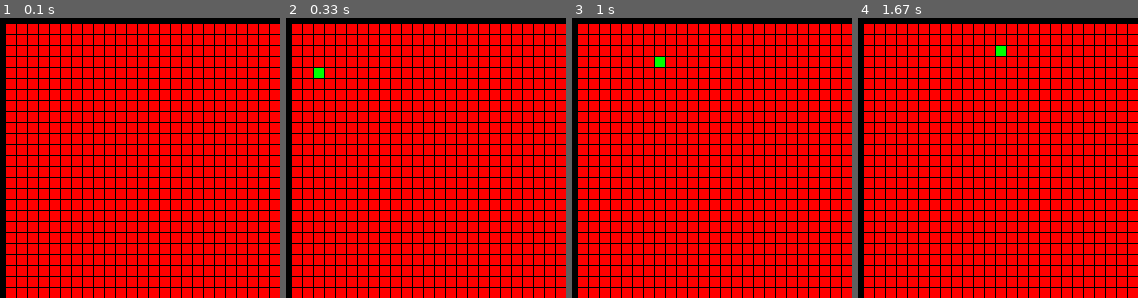
Above: before the commit, frames 1-4 (left to right).
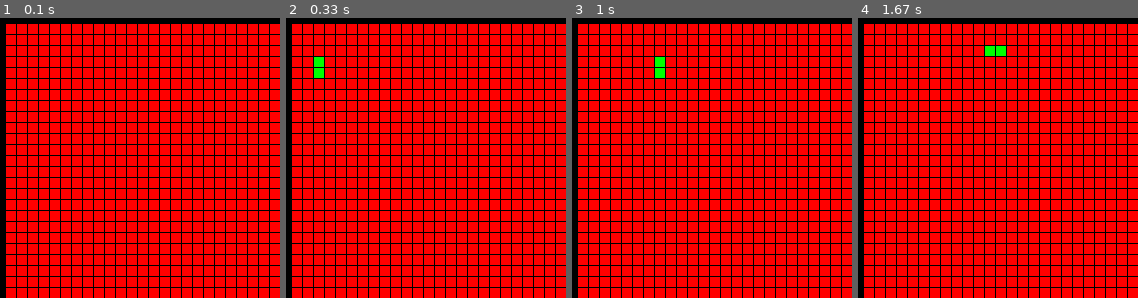
Above: after the commit, the same moments.

Repository: ClementineAccount/SnakePygame
Game: pygame game, started from main.py
Two runs of this game, one before a commit and one after it. Both use one fixed random seed, a clock stepped at 60 frames per second and the inputs below.
Inputs:
- Up to frame 1 (0.1 s): no input
- Up to frame 2 (0.33 s): no input
- Up to frame 3 (1 s): hold Right 0.33-0.8 s; hold Up from 0.83 s (still down)
- Up to frame 4 (1.67 s): release Up at 1.13 s; hold Right 1.17-1.63 s
The pictures show only the part of the screen within x 0-50%, y 0-50%; the shares and areas given below are measured in that part.

Frame 1 is identical in both runs. In frame 2, 0.1% of the frame differs, in the area x 10-14%, y 13-18%; in frame 3, 0.1%; in frame 4, 0.1%.

Commit message:
Create addBody() function

Diff:
--- a/Snake.py
+++ b/Snake.py
@@ -41,14 +41,34 @@
 
 
 class SnakeBody:
-    def __init__(self):
+    def __init__(self, posX = 2, posY = 2):
         self.snakeParts = []
-        self.snakeParts.append(SnakePart(2, 2))
-        self.dirX = 0
+
+        #Create the head
+        self.snakeParts.append(SnakePart(posX, posY))
+        self.dirX = 1
         self.dirY = 0
+        #Add just one body for testing
+        self.addBody()
 
         #For movement, we do a 'swap in place' iteration of the list
+        #Also can be used as a tail/head for whatever algo
         self.tempPart = SnakePart(0, 0)
+
+
+    #Just add one body first and call this inside a loop instead for reduced complexity
+    def addBody(self):
+        #Add in the opposite direction of movement
+
+        #Set the add direction to be the tail (each to the body if just head)
+        self.tempPart = self.snakeParts[len(self.snakeParts) - 1]
+
+
+        #Head follows a different rule where u can just add the opposite of the direction
+        if len(self.snakeParts) == 1:
+            self.snakeParts.append(SnakePart(self.tempPart.posX - self.dirX, self.tempPart.posY - self.dirY))
+
+
 
     def setDir(self, dirX, dirY):
         self.dirX = dirX
